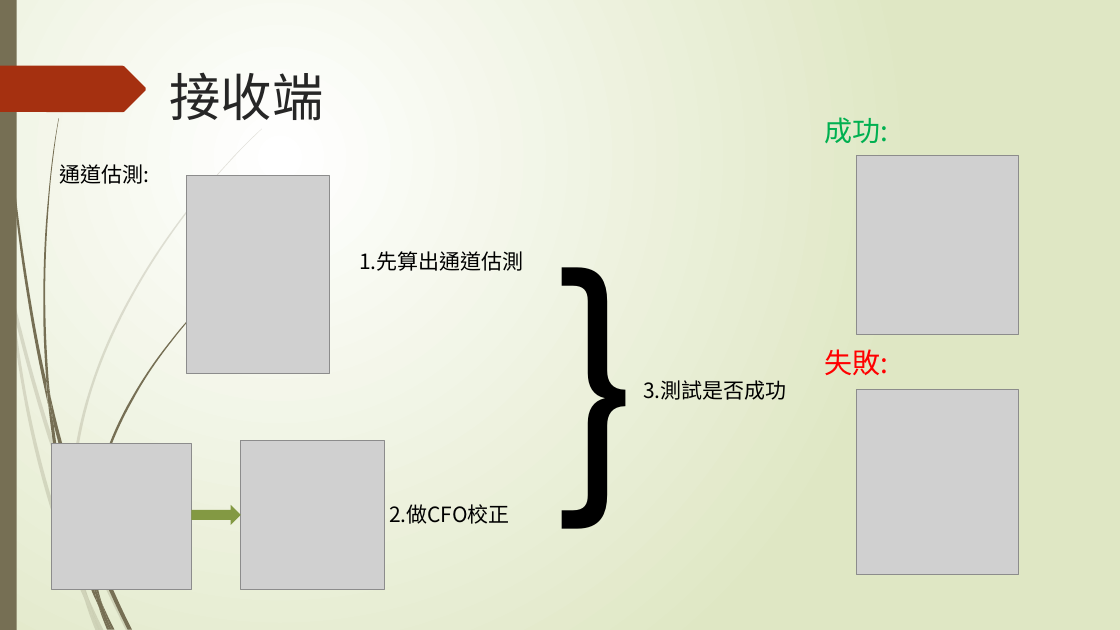
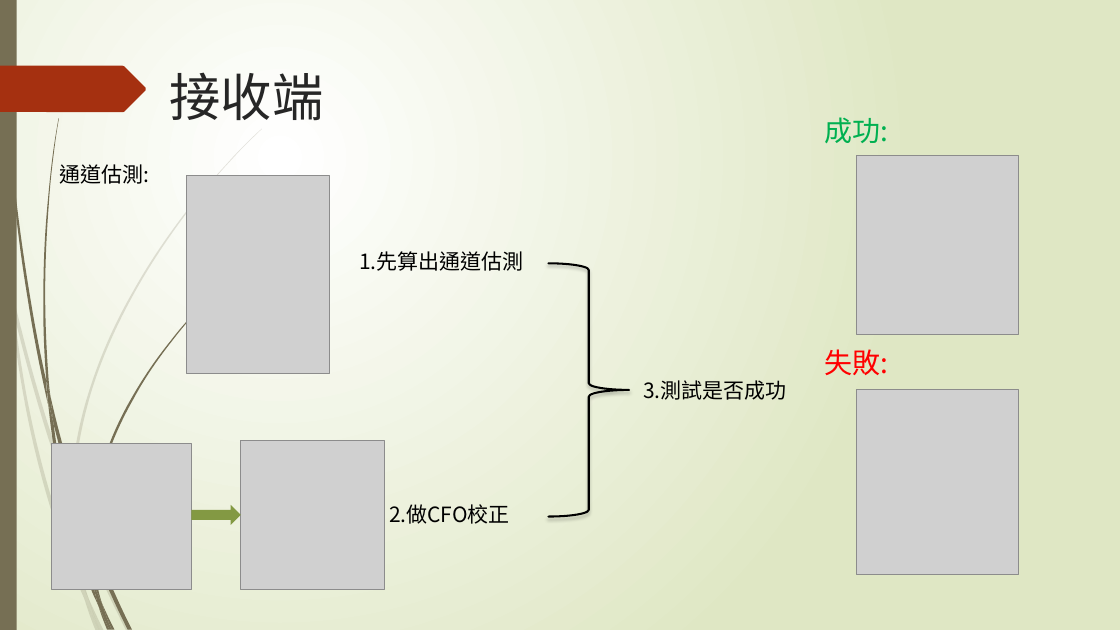
Before and after one commit to NIUWCSP/OTSM, a slide deck: slide 9 of report/以SDR實現OTSM通訊技術.pptx (slide 8 before the commit). Drawn at 1120x630 pixels with LibreOffice and Linux fonts; fonts in the diff are those of the drawing; grey boxes stand for pictures. Boxes give left, top, right and bottom in pixels: in the first picture for what was removed or moved away, otherwise in the second. Text is boxed around its words. In the diff, an @@ line names an element or a change of style, - is before the commit and + after.

```diff
--- a/report/以SDR實現OTSM通訊技術.pptx
+++ b/report/以SDR實現OTSM通訊技術.pptx
@@ text removed at (x1=528, y1=172, x2=635, y2=534) @@
-}
@@ right brace added at (x1=549, y1=263, x2=629, y2=517), outline #000000 1.75 pt @@
```
Also in this commit, not shown: 2 other slides changed, 1 slide added, 1 other file.
